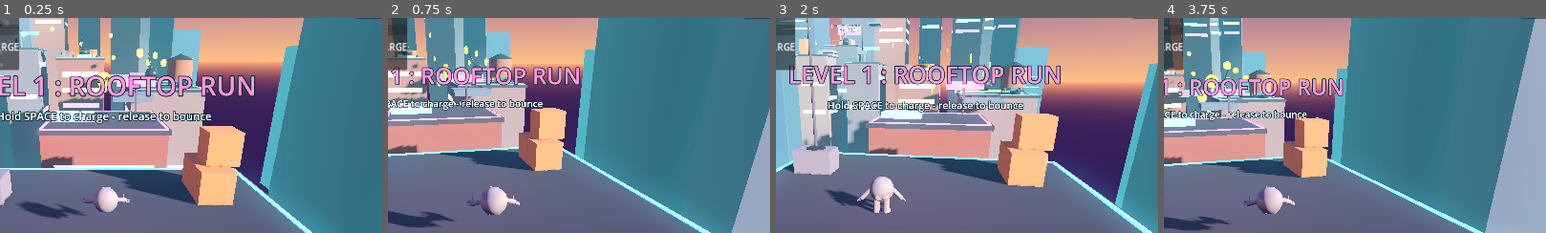
Above: before the commit, frames 1-4 (left to right).
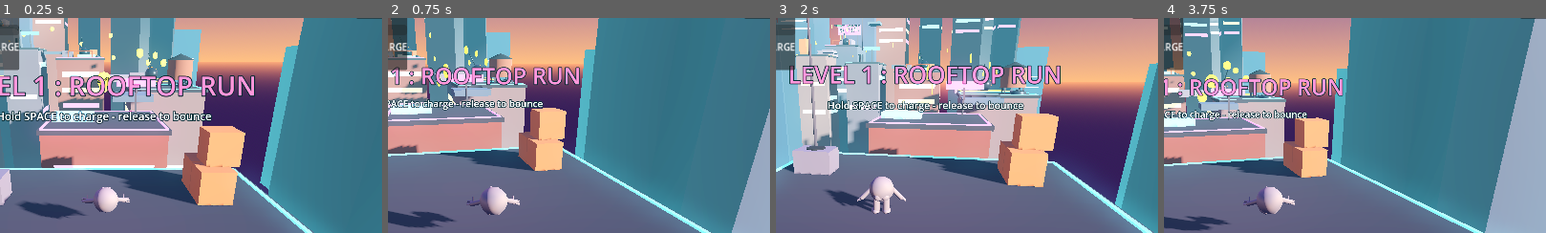
Above: after the commit, the same moments.

Repository: wahwaeknoor-2008/Butt-Bounce
Game: Godot game, scene res://scenes/rooftop_rush.tscn
Two runs of this game, one before a commit and one after it. Both use one fixed random seed, a clock stepped at 60 frames per second and the inputs below.
Inputs (mouse positions are % of the whole screen's width and height, from its top left):
- Up to frame 1 (0.25 s): no input
- Up to frame 2 (0.75 s): tap Enter at 0.5 s; move the mouse to (55, 50) at 0.52 s; hold W from 0.53 s (still down); tap R at 0.6 s; click (55, 50) at 0.67 s
- Up to frame 3 (2 s): keep holding W; tap Space at 0.77, 1.52 s; move the mouse to (45, 50) at 1.27 s; tap R at 1.35 s
- Up to frame 4 (3.75 s): keep holding W; move the mouse to (52, 48) at 2.02 s; tap R at 2.1, 2.85, 3.6 s; move the mouse to (49, 52) at 2.77 s; click (49, 52) at 2.92 s; tap Space at 3.02 s; move the mouse to (57, 51) at 3.52 s
The pictures show only the part of the screen within x 36-86%, y 11-61%; the shares and areas given below are measured in that part.

The runs differ from the first frame. In frame 1, 0.1% of the frame differs, in the area x 11-34%, y 83-92%; in frame 2, less than 0.1%; in frame 3, less than 0.1%; in frame 4, less than 0.1%.

Commit message:
Use the exact latest uploaded butt-bouncer character scene

Diff:
--- a/assets/characters/butt_bouncer.tscn
+++ b/assets/characters/butt_bouncer.tscn
@@ -67,7 +67,7 @@
 transform = Transform3D(0.35838997, 0.0027878142, -0.0012561965, -0.003276286, 0.3051686, -0.0021667134, 0.0006804216, 0.0010207215, 0.65122247, 0.16930747, -1.088915, 0.13345385)
 mesh = SubResource("SphereMesh_7ofsd")
 
-[node name="MeshInstance3D" type="MeshInstance3D" parent="." unique_id=1771546866]
+[node name="MeshInstance3D2" type="MeshInstance3D" parent="." unique_id=1771546866]
 transform = Transform3D(0.35838997, 0.0027878142, -0.0012561965, -0.003276286, 0.3051686, -0.0021667134, 0.0006804216, 0.0010207215, 0.65122247, -0.26080477, -1.088915, 0.13345385)
 mesh = SubResource("SphereMesh_7ofsd")
 
@@ -83,7 +83,7 @@
 transform = Transform3D(0.70295036, 0.711239, 0, -0.711239, 0.70295036, 0, 0, 0, 1, -0.9579717, -0.5531191, 0.12629631)
 mesh = SubResource("CapsuleMesh_1w8qv")
 
-[node name="FINGER2" type="MeshInstance3D" parent="." unique_id=1861282180]
+[node name="FINGER3" type="MeshInstance3D" parent="." unique_id=1861282180]
 transform = Transform3D(0.70295036, 0.711239, 0, -0.711239, 0.70295036, 0, 0, 0, 1, -0.9579717, -0.5531191, -0.00015890598)
 mesh = SubResource("CapsuleMesh_1w8qv")
 
